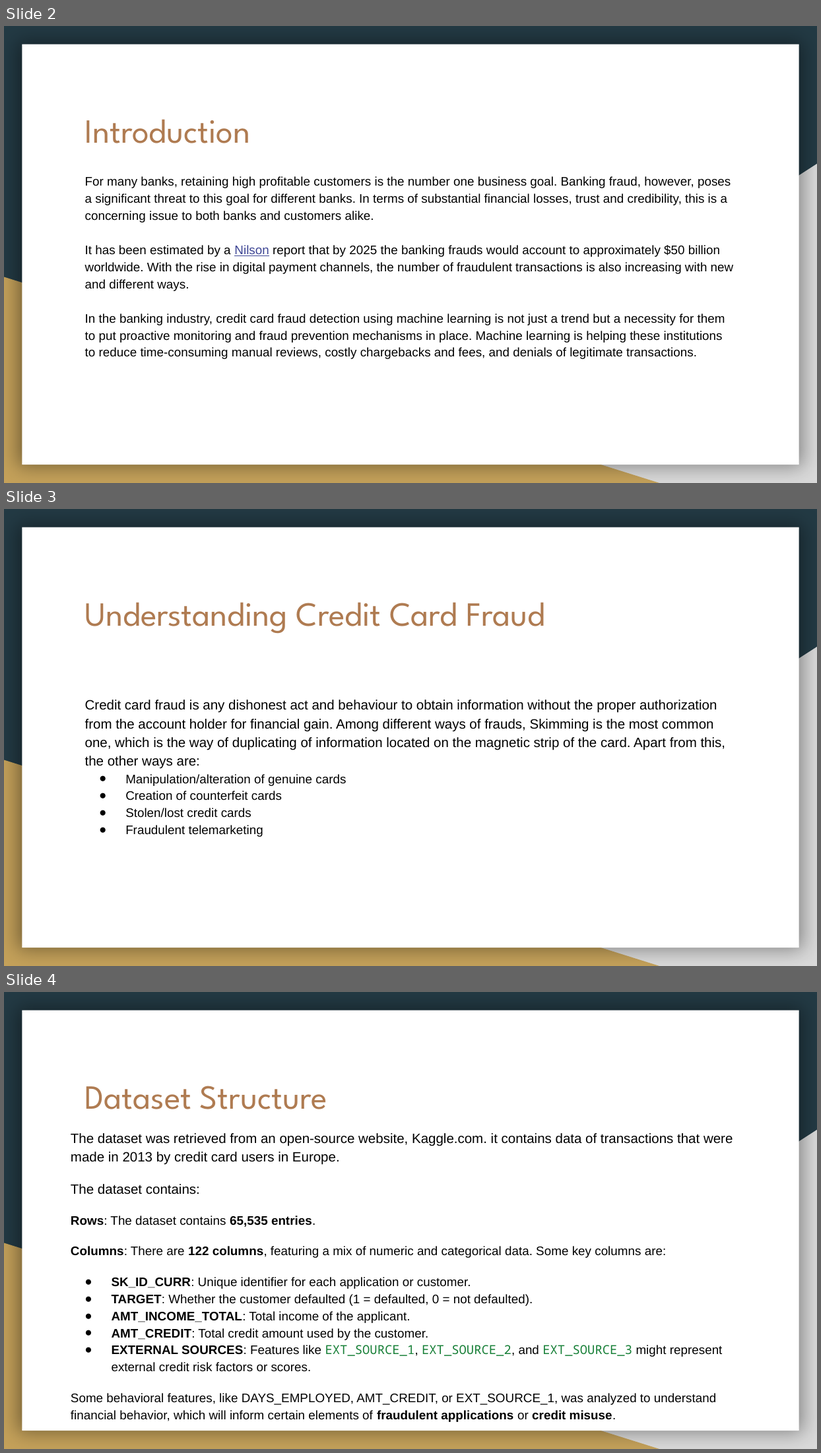
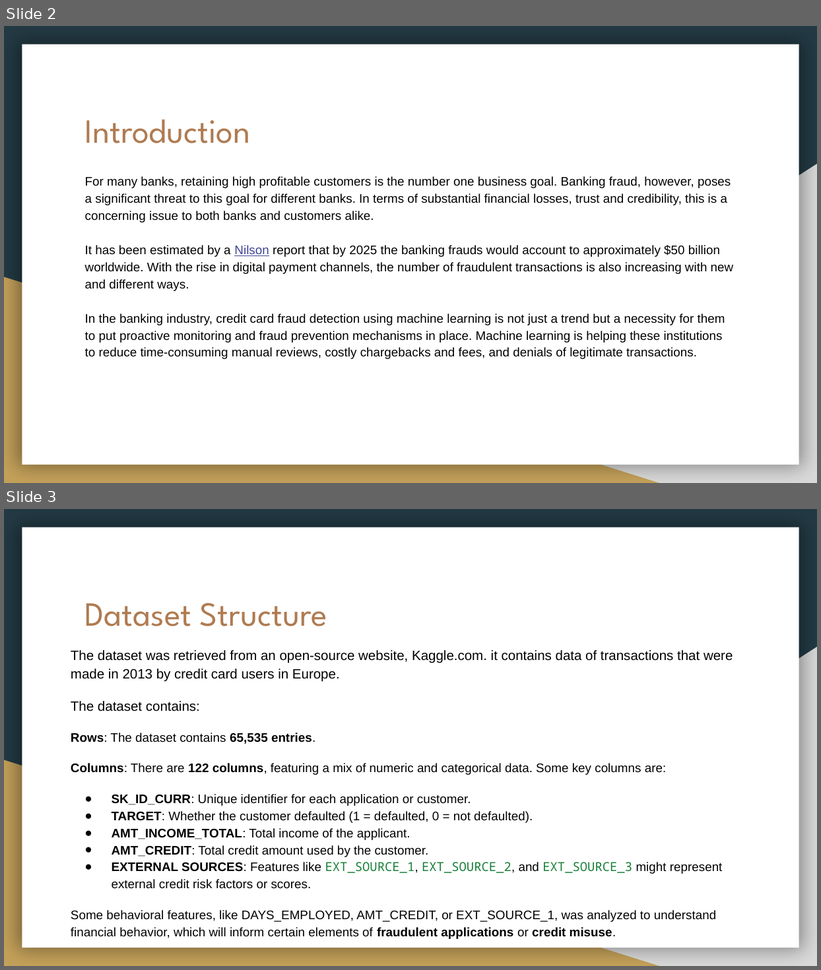
Before and after one commit to aloj7980/Assignments_And_Projects, a slide deck: CSCI5707 Principles of Database Systems/Final Project/CSCI5707 Project Presentation.pptx. Shown one above the other, each under a label of ours: slides 2, 3 and 4 before the commit, slides 2 and 3 after it. The pictures are 821x1453 and 821x970 pixels, drawn with LibreOffice and Linux fonts; fonts in the diff are those of the drawing. Boxes give left, top, right and bottom in pixels: in the first picture for what was removed or moved away, otherwise in the second. Text is boxed around its words. In the diff, an @@ line names an element or a change of style, - is before the commit and + after.

```diff
--- a/CSCI5707 Principles of Database Systems/Final Project/CSCI5707 Project Presentation.pptx
+++ b/CSCI5707 Principles of Database Systems/Final Project/CSCI5707 Project Presentation.pptx
@@ slide 3 removed at box(4, 509, 817, 966), background #233A44; not listed: 3 template elements that a slide beside it also shows @@
@@ title removed at box(85, 602, 545, 633) @@
-Understanding Credit Card Fraud
@@ text removed at box(85, 700, 726, 837) @@
-Credit card fraud is any dishonest act and behaviour to obtain information without the proper authorization from the account holder for financial gain. Among different ways of frauds, Skimming is the most common one, which is the way of duplicating of information located on the magnetic strip of the card. Apart from this, the other ways are:
-● Manipulation/alteration of genuine cards
-● Creation of counterfeit cards
-● Stolen/lost credit cards
-● Fraudulent telemarketing
@@ what was slide 4 is now slide 3 @@
```
